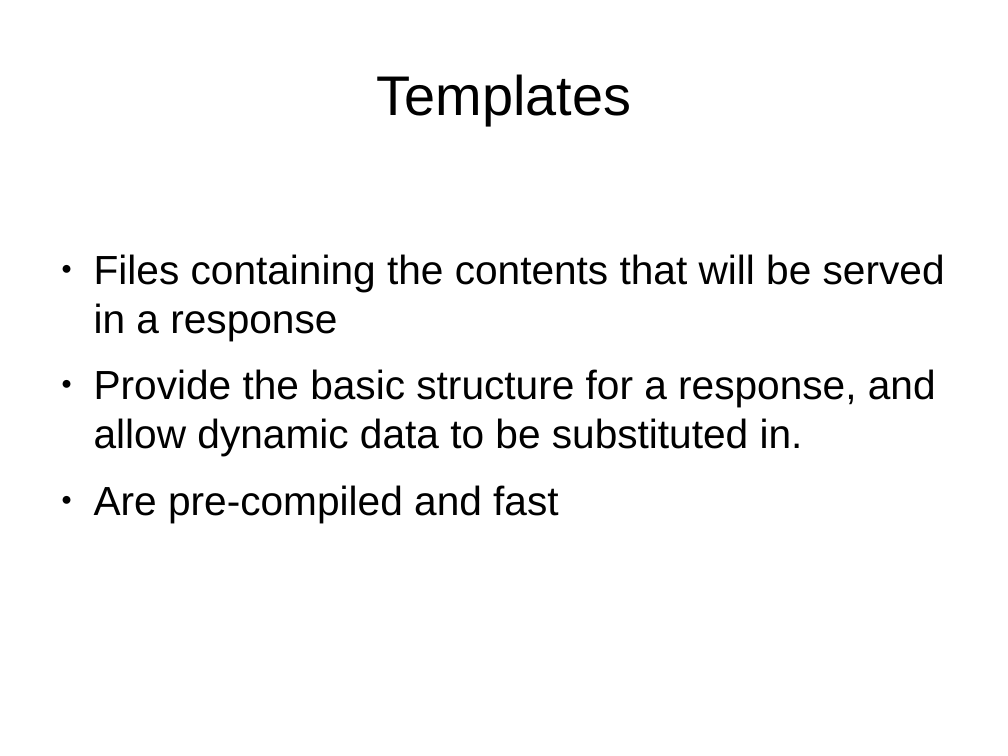
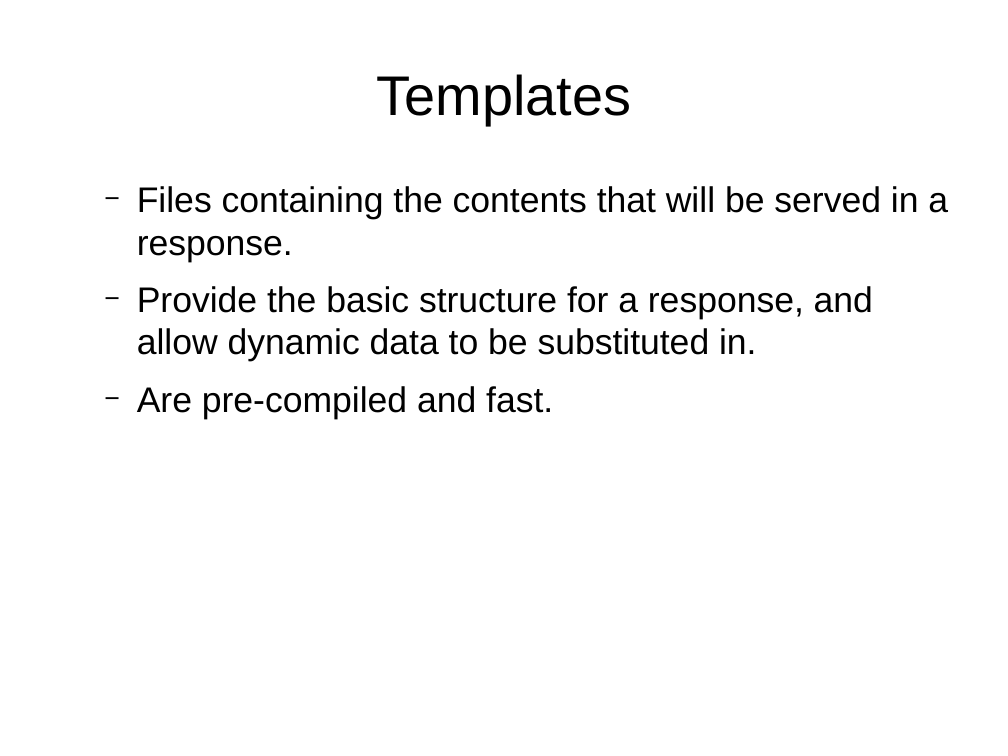
Before and after one commit to ramortegui/talks, a slide deck: slide 21 of odps/working_with_phoenix.odp (slide 14 before the commit). Drawn at 1008x756 pixels with LibreOffice and Linux fonts; fonts in the diff are those of the drawing. Boxes give left, top, right and bottom in pixels: in the first picture for what was removed or moved away, otherwise in the second. Text is boxed around its words. In the diff, an @@ line names an element or a change of style, - is before the commit and + after.

```diff
--- a/odps/working_with_phoenix.odp
+++ b/odps/working_with_phoenix.odp
@@ text at (x1=137, y1=186, x2=948, y2=262): text changed; size 32 to 28 pt @@
-● Files containing the contents that will be served in a response
+  − Files containing the contents that will be served in a response.
@@ text at (x1=137, y1=286, x2=873, y2=362): size 32 to 28 pt in "Provide the basic structure for a response, ..."; bullet ● to −; list level 1 to 2 in "Provide the basic structure for ..." @@
@@ text at (x1=137, y1=386, x2=553, y2=419): text changed; size 32 to 28 pt @@
-● Are pre-compiled and fast
+  − Are pre-compiled and fast.
```
Also in this commit, not shown: 27 other slides changed, 9 slides added, 10 other files.
